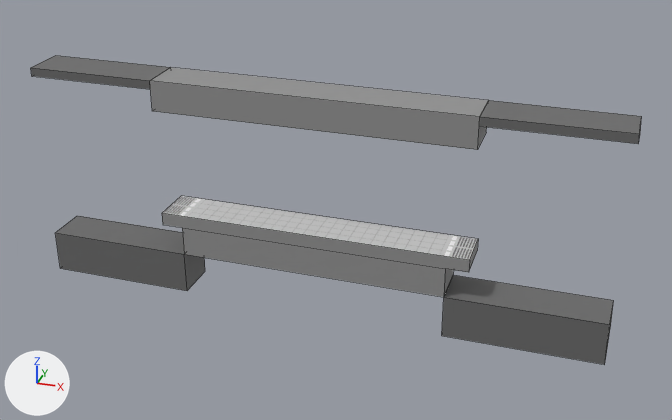
A saved change to the Blender file Yumekamome/Structure/Blender/K10Floor.blend.
One viewpoint serves both versions: a 50 mm lens placed at (11.35, -17.69, 10.35), pointed at (5.56, 0.07, 1.23). Every picture has the same lights, and +X, +Y and +Z are marked at lower left. Mesh edges are drawn as thin lines.

Objects in the first picture: 'Cube', 'Cube.001', '立方体', '立方体.002', '立方体.003', '立方体.004'.
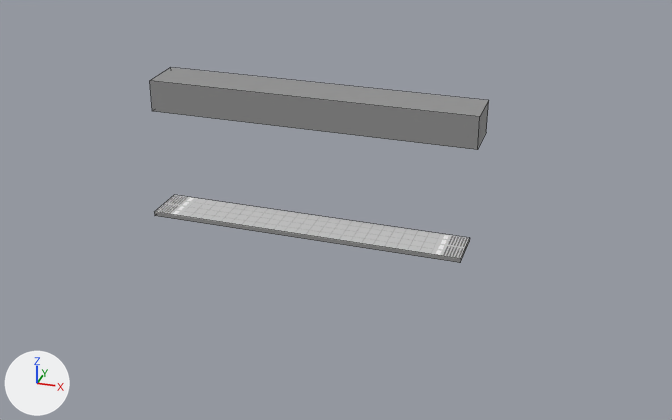
Boxes [x1, y1, x2, y2] around the edits, measured in the pictures (672 x 420 px):
'Cube', reshaped (32% shorter): before [162, 196, 478, 297]; after [154, 195, 470, 263]
'立方体.003', deleted: before [442, 275, 614, 365]
'立方体', deleted: before [55, 216, 205, 291]
'立方体.004', deleted: before [479, 100, 642, 144]
'立方体.002', deleted: before [31, 55, 171, 89]

The edits, one by one:
me_cube is used by ob_cube; location (5.0, 0.0, -0.1); rotation (0.0, 0.0, -1.571), in degrees (0, 0, -90); scale (0.5, 1.0, 1.0).
me_cube had 20 vertices, 14 faces and spanned x -1.0..1.0, y -3.5..3.7, z -0.1..0.9.
me_cube now has 8 vertices, 6 faces and spans x -1.0..1.0, y -3.69..3.51, z 0.8..0.9.
me_cube part 1: the whole mesh is rebuilt.
Object '立方体' (ob_立方体) is deleted.
Object '立方体.002' (ob_立方体_002) is deleted.
Object '立方体.003' (ob_立方体_003) is deleted.
Object '立方体.004' (ob_立方体_004) is deleted.
